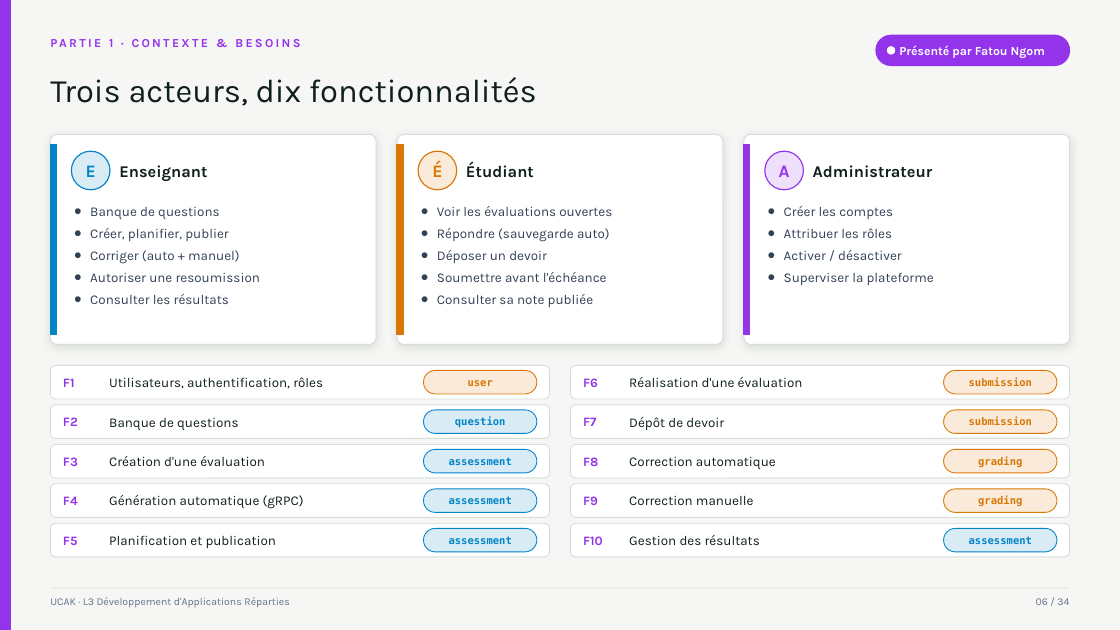
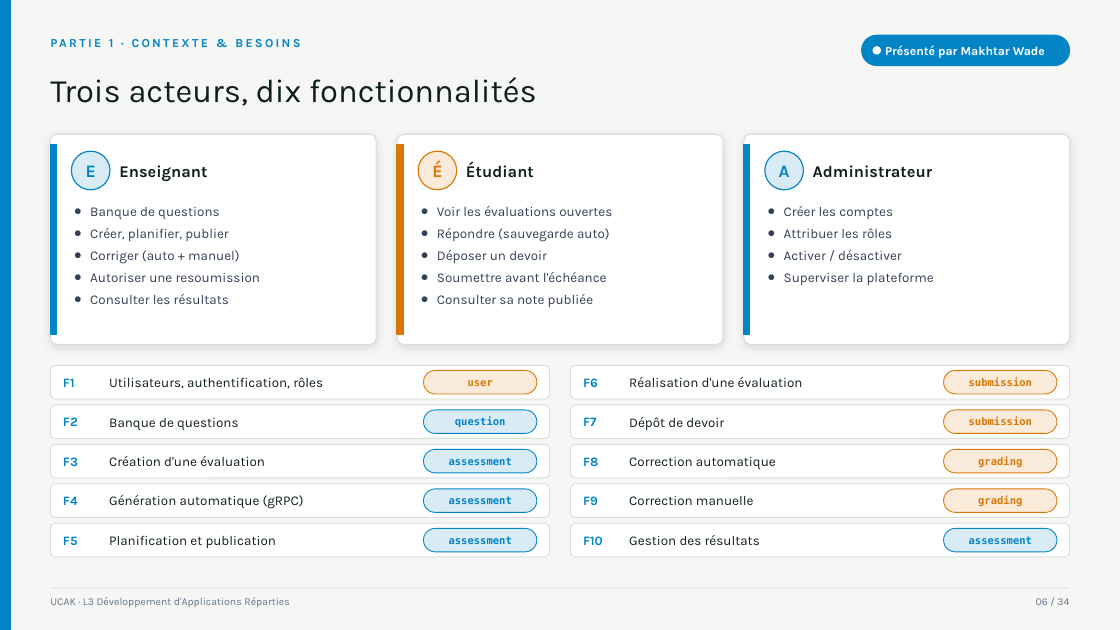
Before and after one commit to makhtar2/tp-microservices-evaluations, a slide deck: slide 6 of presentation/Soutenance-Plateforme-Evaluations.pptx. Drawn at 1120x630 pixels with LibreOffice and Linux fonts; fonts in the diff are those of the drawing. Boxes give left, top, right and bottom in pixels: in the first picture for what was removed or moved away, otherwise in the second. Text is boxed around its words. In the diff, an @@ line names an element or a change of style, - is before the commit and + after.

Commit message:
docs(presentation): support régénéré, cinq présentateurs et encadrement par Fatou Ngom

```diff
--- a/presentation/Soutenance-Plateforme-Evaluations.pptx
+++ b/presentation/Soutenance-Plateforme-Evaluations.pptx
@@ fill #9333EA to #0284C7; outline #9333EA 1 pt to #0284C7 1 pt in 3 elements at [0, 0, 10, 630], [744, 145, 750, 334], [862, 35, 1070, 66] @@
@@ rounded rectangle: place and size @@
-rounded rectangle at [876, 35, 1070, 66]
+rounded rectangle at [862, 35, 1070, 66]
@@ ellipse: place and size @@
-ellipse at [887, 46, 896, 55]
+ellipse at [873, 46, 881, 55]
@@ text at [885, 45, 1045, 58]: text changed @@
-Présenté par Fatou Ngom
+Présenté par Makhtar Wade
@@ ellipse at [765, 151, 804, 190]: fill #9333EA at 15% opacity to #0284C7 at 15% opacity; outline #9333EA 1 pt to #0284C7 1 pt @@
@@ text colour #9333EA to #0284C7 in 12 elements at [109, 39, 113, 47], [779, 165, 790, 177], [63, 378, 75, 387], [63, 417, 78, 426], [63, 457, 78, 466], [63, 496, 78, 505], [63, 536, 77, 545], [583, 378, 598, 387], [583, 417, 596, 426], [583, 457, 598, 466], [583, 496, 598, 505], [583, 536, 603, 545] @@
```
Also in this commit, not shown: 25 other slides changed.
